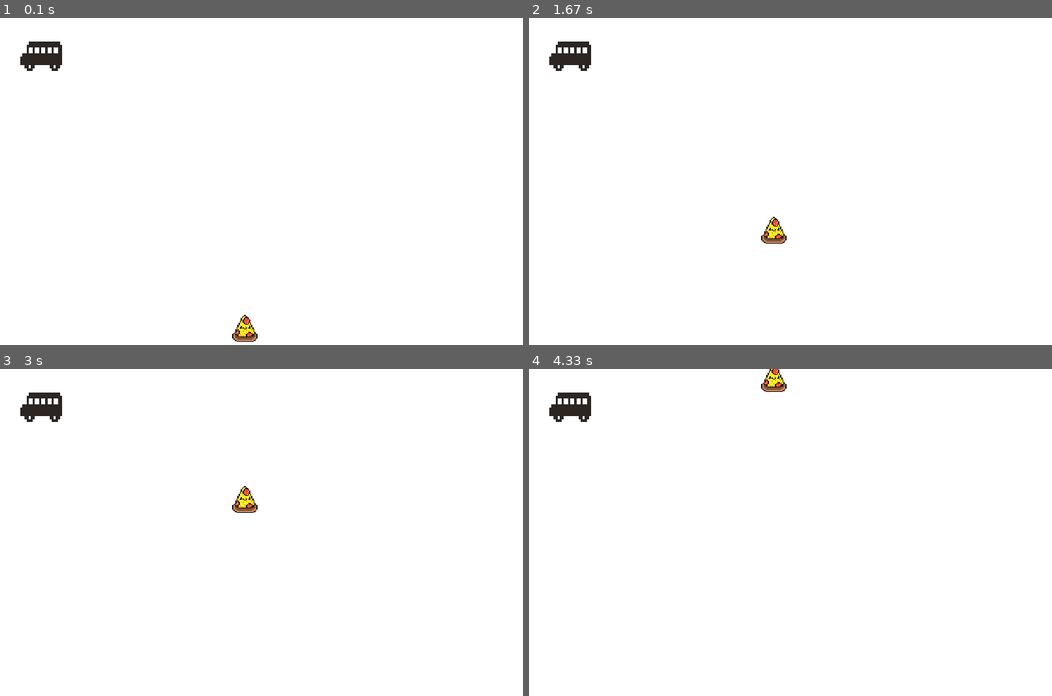
Above: before the commit, frames 1-4 (two rows, left to right).
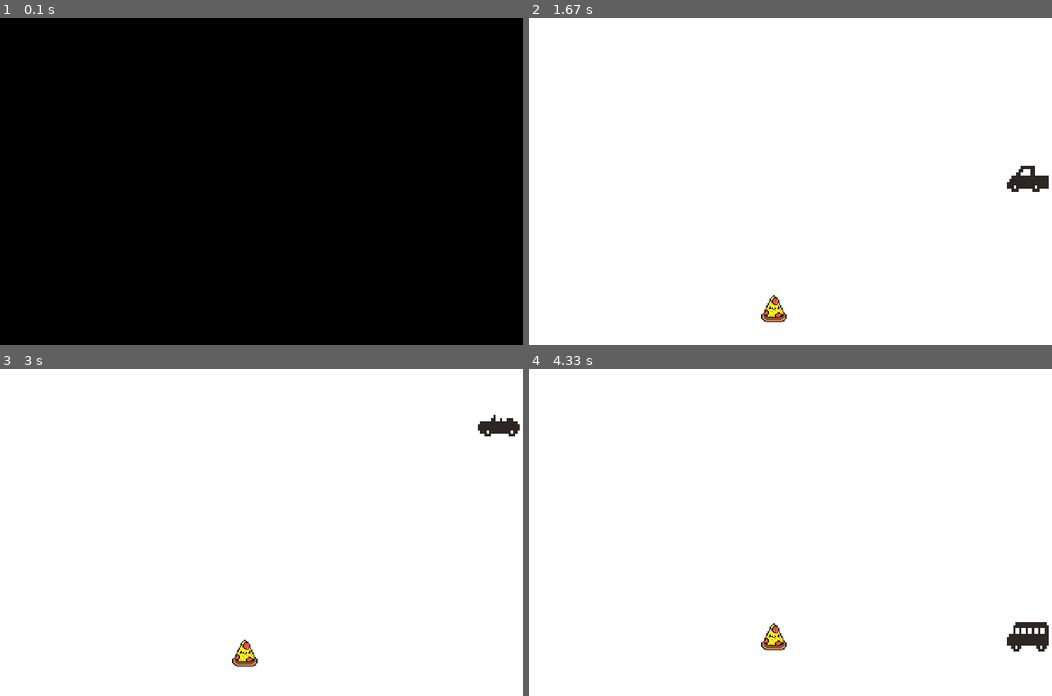
Above: after the commit, the same moments.

Repository: KitKat420/crossyroad-pygame
Game: pygame game, started from main.py
Same seed, same stepped clock (60 frames per second), same inputs: the game is played once before the commit and once after it.
Inputs:
- Up to frame 1 (0.1 s): no input
- Up to frame 2 (1.67 s): tap W at 0.33, 0.73, 1.23, 1.58 s
- Up to frame 3 (3 s): tap W at 2.08, 2.65 s
- Up to frame 4 (4.33 s): tap W at 3.02, 3.45, 3.85, 4.22 s

The runs differ from the first frame. In frame 1, 100% of the frame differs, in the area x 0-100%, y 0-100%; in frame 2, 1.4%; in frame 3, 1.3%; in frame 4, 1.5%.

Commit message:
generating vehicles on y axis

Diff:
--- a/main.py
+++ b/main.py
@@ -15,8 +15,10 @@
 
 clock = pygame.time.Clock()
 
+list_of_vehicles = []
+
 STEP = 5
-FPS = 60
+FPS = 8
 WIDTH, HEIGHT = 800, 500
 WHITE = (255, 255, 255)
 WINDOW = pygame.display.set_mode((WIDTH, HEIGHT))
@@ -29,7 +31,6 @@
         pygame.image.load(vehicle), (125, 125))
     vehicles.append(transform_image)
 
-print(vehicles)
 
 player_img = pygame.transform.scale(
     pygame.image.load("./Assets/pizza.png", "player"), (50, 50))
@@ -40,12 +41,21 @@
         player.y -= STEP
 
 
-def draw_window(player, player_rect, vehicle, vehicle_rect):
+def vehicle_move(vehicle):
+    vehicle.x -= STEP
+
+
+def draw_window(player_surface, player_rect, vehicle_surface, vehicle_rect, ycor):
     pygame.Surface.fill(WINDOW, WHITE)
     # drawing player using image asset and applying rect attributes to the image
-    WINDOW.blit(player, player_rect)
-    WINDOW.blit(vehicle, vehicle_rect)
-    pygame.display.update()
+    WINDOW.blit(player_surface, player_rect)
+    vehicle_rect.y = ycor
+    list_of_vehicles.append(vehicle_surface)
+
+    WINDOW.blit(vehicle_surface,
+                (vehicle_rect.x, vehicle_rect.y))
+
+    pygame.display.flip()
 
 
 def main():
@@ -56,19 +66,25 @@
     player_as_rect.x = WIDTH / 2 - 50
     player_as_rect.y = HEIGHT - 50
 
-    # Vehicle stuff
-    random_vehicle = random.choice(vehicles)
-    vehicle_as_rect = pygame.Surface.get_rect(random_vehicle)
-
     while is_game_on:
         clock.tick(FPS)
         for event in pygame.event.get():
             if event.type == pygame.QUIT:
                 is_game_on = False
 
+        # Generates random y coordinate for vehicles
+        random_position = random.randint(20, HEIGHT - 100)
+
+        # Vehicle stuff
+        vehicle_img = random.choice(vehicles)
+        vehicle_as_rect = pygame.Surface.get_rect(vehicle_img)
+
+        vehicle_as_rect.x = WIDTH - 100
+
         player_move(player_as_rect, pygame.key.get_pressed())
+        # vehicle_move(vehicle_as_rect)
         draw_window(player_img, player_as_rect,
-                    random_vehicle, vehicle_as_rect)
+                    vehicle_img, vehicle_as_rect, random_position)
     pygame.display.quit()
 
 
